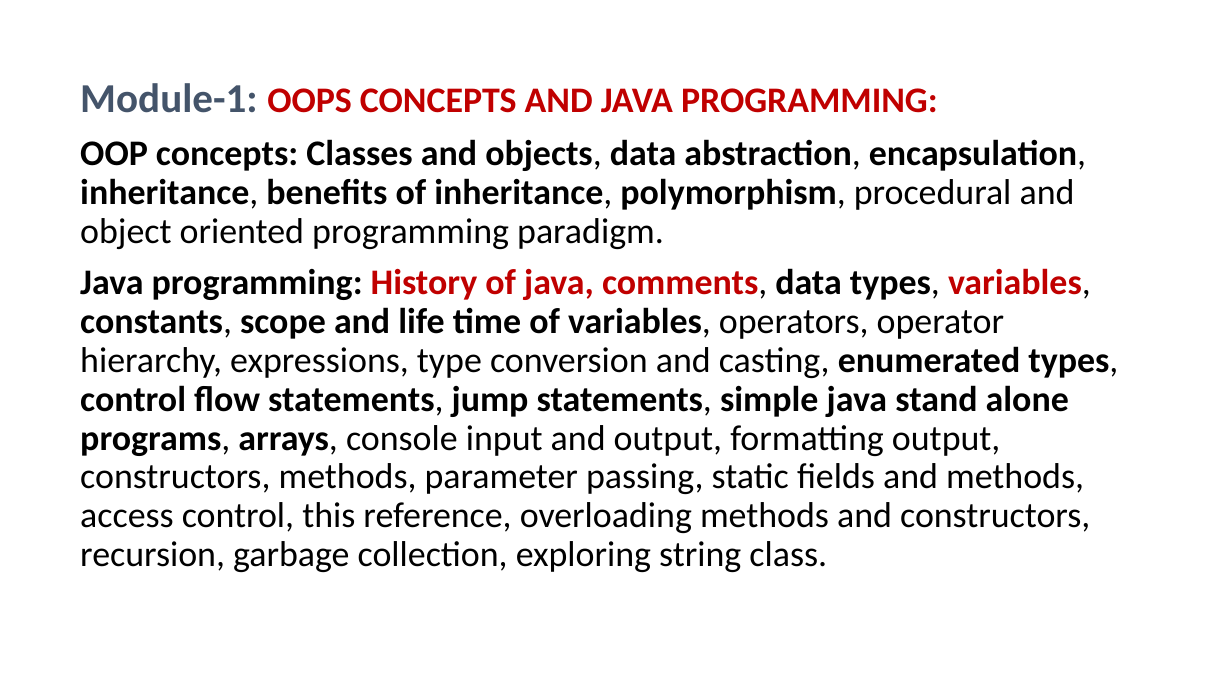
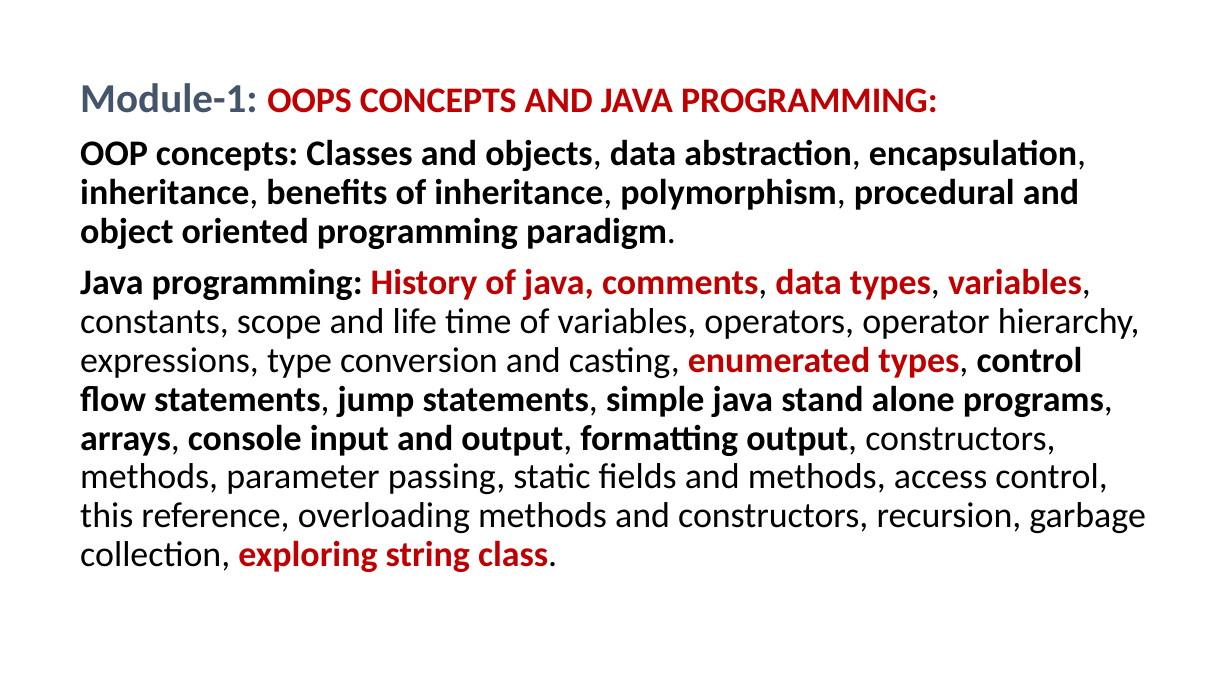
Before and after one commit to PRAMOD-VISHNU-NAIK/MCA-2nd-Sem-Shridevi-College, a slide deck: slide 83 of Theory Class-Notes/Java MCA-2.pptx (slide 73 before the commit). Drawn at 1232x693 pixels with LibreOffice and Linux fonts; fonts in the diff are those of the drawing. Boxes give left, top, right and bottom in pixels: in the first picture for what was removed or moved away, otherwise in the second. Text is boxed around its words. In the diff, an @@ line names an element or a change of style, - is before the commit and + after.

```diff
--- a/Theory Class-Notes/Java MCA-2.pptx
+++ b/Theory Class-Notes/Java MCA-2.pptx
@@ text at <box>80,139,1145,572</box>: bold on in "procedural and object oriented programming paradigm.", "console input and output, formatting output, exploring ..."; text colour #000000 to #C00000 in "data types, enumerated types, exploring string class."; bold off in "constants, scope and life time of variables," @@
```
Also in this commit, not shown: 4 other slides changed, 10 slides added, 4 slides removed.
